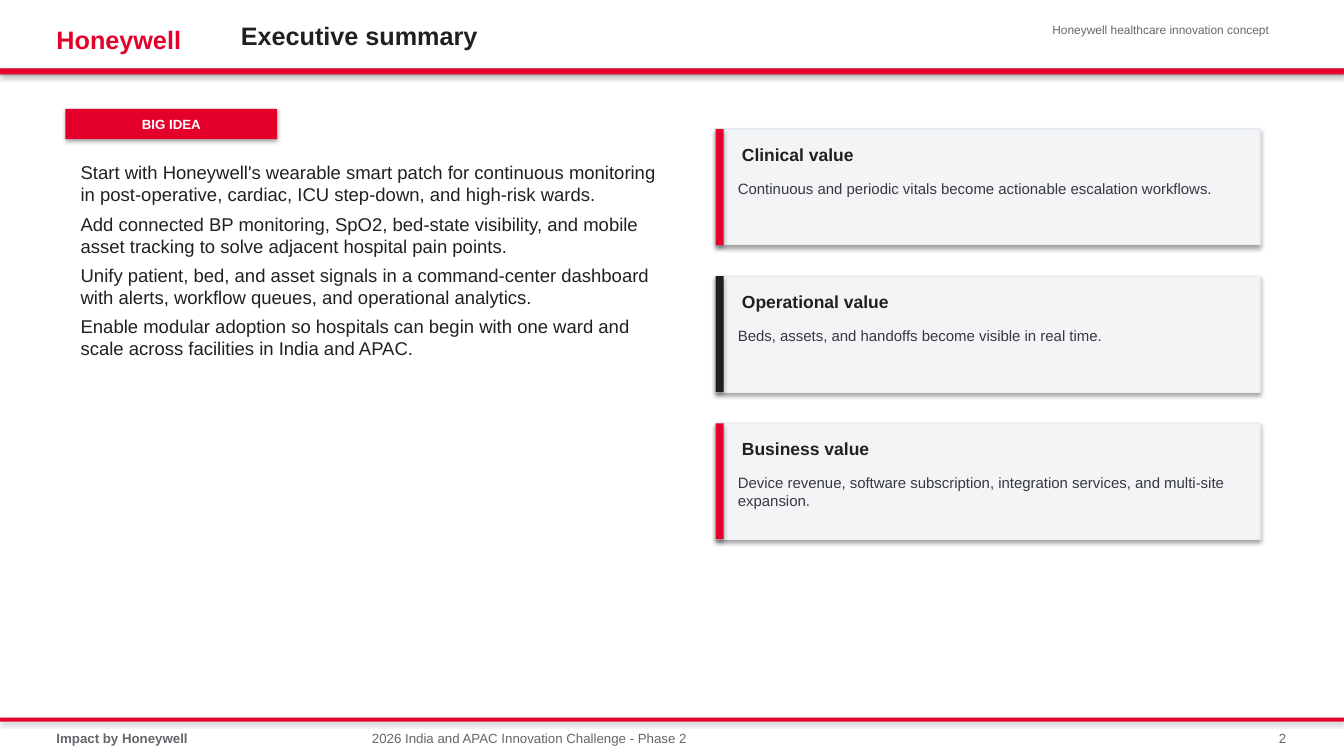
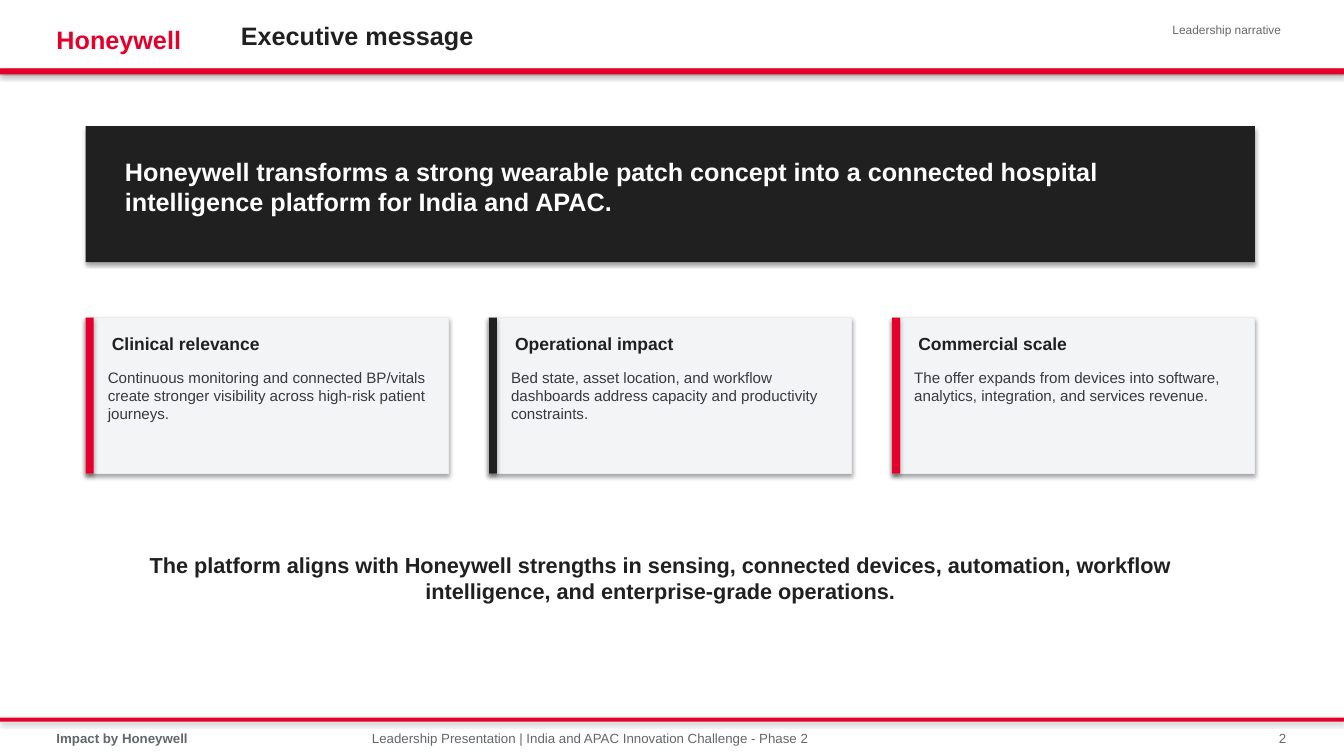
Before and after one commit to shyamnexus/HON_WSP_Innovation_Challenge, a slide deck: slide 2 of India_APAC_Innovation_Challenge_Phase2_Connected_Care_Platform.pptx. Drawn at 1344x756 pixels with LibreOffice and Linux fonts; fonts in the diff are those of the drawing. Boxes give left, top, right and bottom in pixels: in the first picture for what was removed or moved away, otherwise in the second. Text is boxed around its words. In the diff, an @@ line names an element or a change of style, - is before the commit and + after.

```diff
--- a/India_APAC_Innovation_Challenge_Phase2_Connected_Care_Platform.pptx
+++ b/India_APAC_Innovation_Challenge_Phase2_Connected_Care_Platform.pptx
@@ text at (x1=241, y1=26, x2=473, y2=51): text changed @@
-Executive summary
+Executive message
@@ text at (x1=1172, y1=25, x2=1281, y2=36): text changed @@
-Honeywell healthcare innovation concept
+Leadership narrative
@@ rectangle removed at (x1=66, y1=109, x2=277, y2=139) @@
-BIG IDEA
@@ rectangle added at (x1=86, y1=126, x2=1255, y2=262), fill #202020 @@
@@ text at (x1=125, y1=162, x2=1097, y2=217): text changed; size 13.2 to 18 pt; text colour #202020 to #FFFFFF; bold on @@
-Start with Honeywell's wearable smart patch for continuous monitoring in post-operative, cardiac, ICU step-down, and high-risk wards.
-Add connected BP monitoring, SpO2, bed-state visibility, and mobile asset tracking to solve adjacent hospital pain points.
-Unify patient, bed, and asset signals in a command-center dashboard with alerts, workflow queues, and operational analytics.
-Enable modular adoption so hospitals can begin with one ward and scale across facilities in India and APAC.
+Honeywell transforms a strong wearable patch concept into a connected hospital intelligence platform for India and APAC.
@@ rectangle resized from (x1=716, y1=129, x2=724, y2=245) to (x1=86, y1=318, x2=94, y2=474) @@
@@ rectangle resized from (x1=716, y1=129, x2=1260, y2=245) to (x1=86, y1=318, x2=449, y2=474) @@
@@ rectangle resized from (x1=716, y1=276, x2=1260, y2=392) to (x1=489, y1=318, x2=852, y2=474) @@
@@ rectangle resized from (x1=716, y1=276, x2=724, y2=392) to (x1=489, y1=318, x2=497, y2=474) @@
@@ rectangle resized from (x1=716, y1=423, x2=1260, y2=539) to (x1=892, y1=318, x2=1255, y2=474) @@
@@ rectangle resized from (x1=716, y1=423, x2=724, y2=539) to (x1=892, y1=318, x2=900, y2=474) @@
@@ text at (x1=112, y1=337, x2=260, y2=350): text changed @@
-Clinical value
+Clinical relevance
@@ text at (x1=515, y1=337, x2=673, y2=354): text changed @@
-Operational value
+Operational impact
@@ text added at (x1=918, y1=337, x2=1067, y2=350), 12.5 pt, text #202020, bold @@
+Commercial scale
@@ text at (x1=108, y1=372, x2=425, y2=422): text changed; size 10.7 to 10.8 pt @@
-Continuous and periodic vitals become actionable escalation workflows.
+Continuous monitoring and connected BP/vitals create stronger visibility across high-risk patient journeys.
@@ text at (x1=511, y1=372, x2=817, y2=419): text changed; size 10.7 to 10.8 pt @@
-Beds, assets, and handoffs become visible in real time.
+Bed state, asset location, and workflow dashboards address capacity and productivity constraints.
@@ text at (x1=914, y1=372, x2=1219, y2=404): text changed; size 10.7 to 10.8 pt @@
-Device revenue, software subscription, integration services, and multi-site expansion.
+The offer expands from devices into software, analytics, integration, and services revenue.
@@ text removed at (x1=742, y1=442, x2=869, y2=455) @@
-Business value
@@ text added at (x1=150, y1=557, x2=1171, y2=603), 15.5 pt, text #202020, bold @@
+The platform aligns with Honeywell strengths in sensing, connected devices, automation, workflow intelligence, and enterprise-grade operations.
@@ text at (x1=372, y1=733, x2=808, y2=746): text changed @@
-2026 India and APAC Innovation Challenge - Phase 2
+Leadership Presentation | India and APAC Innovation Challenge - Phase 2
```
Also in this commit, not shown: 8 other slides changed, 5 slides added, 5 slides removed, 1 other file.
